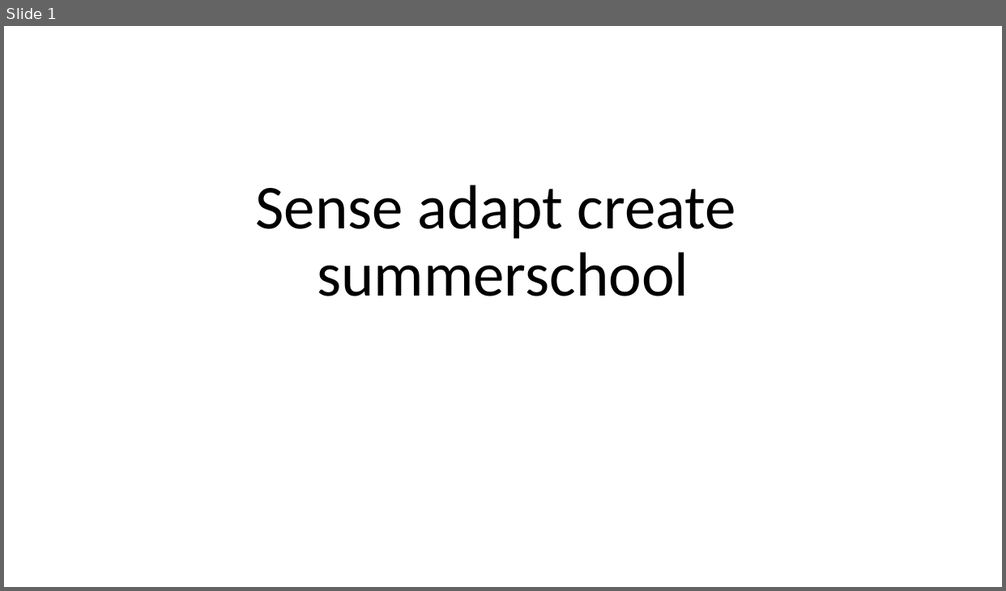
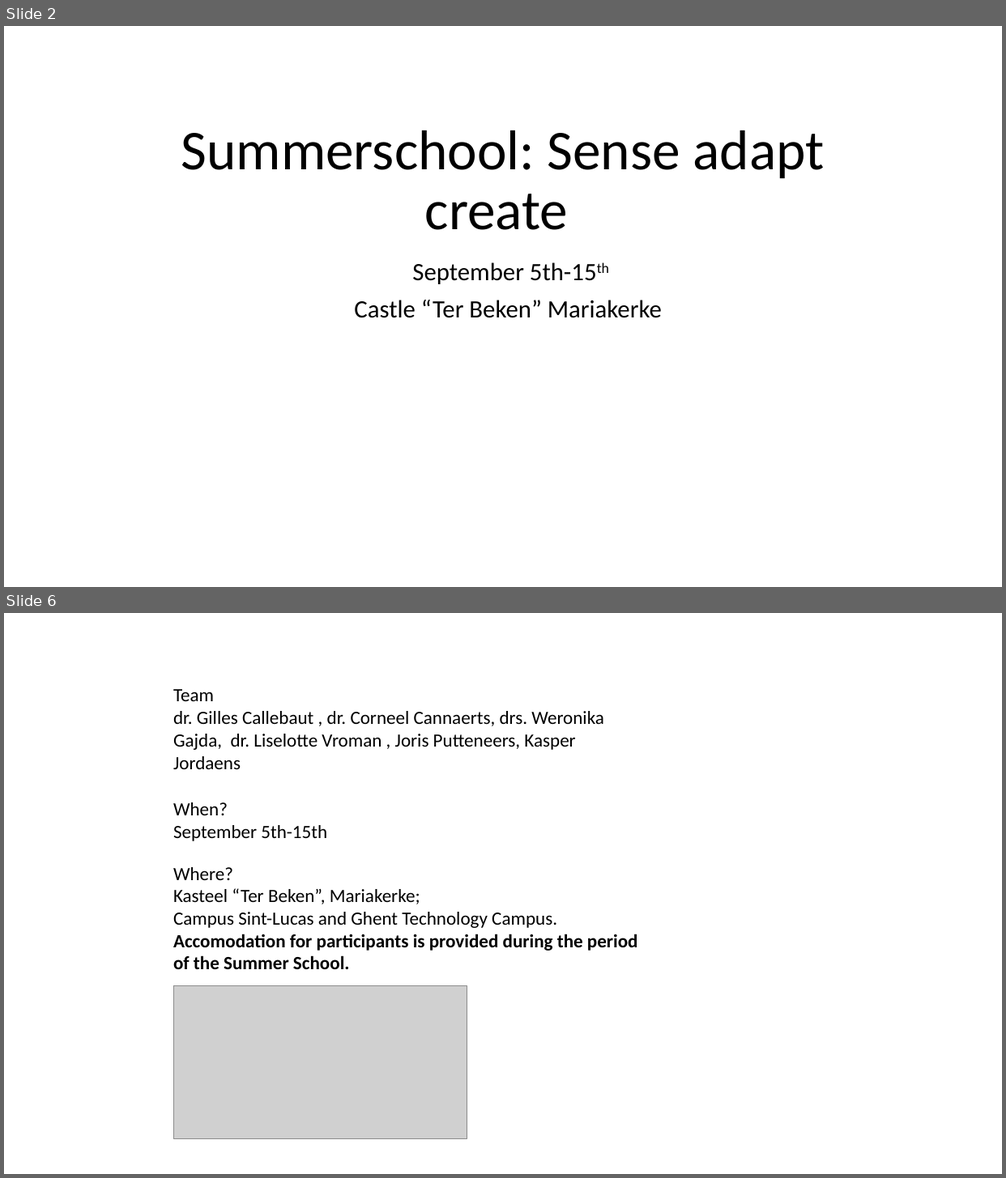
Before and after one commit to creatievemakers/presentations, a slide deck: 23-05-2022/Sense adapt create.pptx. Shown one above the other, each under a label of ours: slide 1 before the commit, slides 2 and 6 after it; the slides between them are not shown. The pictures are 1006x591 and 1006x1178 pixels, drawn with LibreOffice and Linux fonts; fonts in the diff are those of the drawing; grey boxes stand for pictures. Boxes give left, top, right and bottom in pixels: in the first picture for what was removed or moved away, otherwise in the second. Text is boxed around its words. In the diff, an @@ line names an element or a change of style, - is before the commit and + after.

```diff
--- a/23-05-2022/Sense adapt create.pptx
+++ b/23-05-2022/Sense adapt create.pptx
@@ slide 6 added at [4, 613, 1002, 1174], background #FFFFFF @@
@@ text added at [173, 689, 604, 769], 18 pt, text #000000 @@
+Team
+dr. Gilles Callebaut , dr. Corneel Cannaerts, drs. Weronika Gajda, dr. Liselotte Vroman , Joris Putteneers, Kasper Jordaens
@@ text added at [173, 803, 327, 841], 18 pt, text #000000 @@
+When?
+September 5th-15th
@@ text added at [173, 867, 638, 969], 18 pt, text #000000 @@
+Where?
+Kasteel “Ter Beken”, Mariakerke;
+Campus Sint-Lucas and Ghent Technology Campus. Accomodation for participants is provided during the period of the Summer School.
@@ picture added at [174, 986, 467, 1139] @@
@@ what was slide 1 is now slide 2 @@
@@ slide 2 changed as well @@
@@ title at [181, 130, 825, 230]: text changed; size 60 to 54 pt @@
-Sense adapt create
-summerschool
+Summerschool: Sense adapt create
@@ subtitle added at [354, 263, 662, 318], 24 pt, text #000000 @@
+September 5th-15th
+Castle “Ter Beken” Mariakerke
```
Also in this commit, not shown: 5 other slides added.
